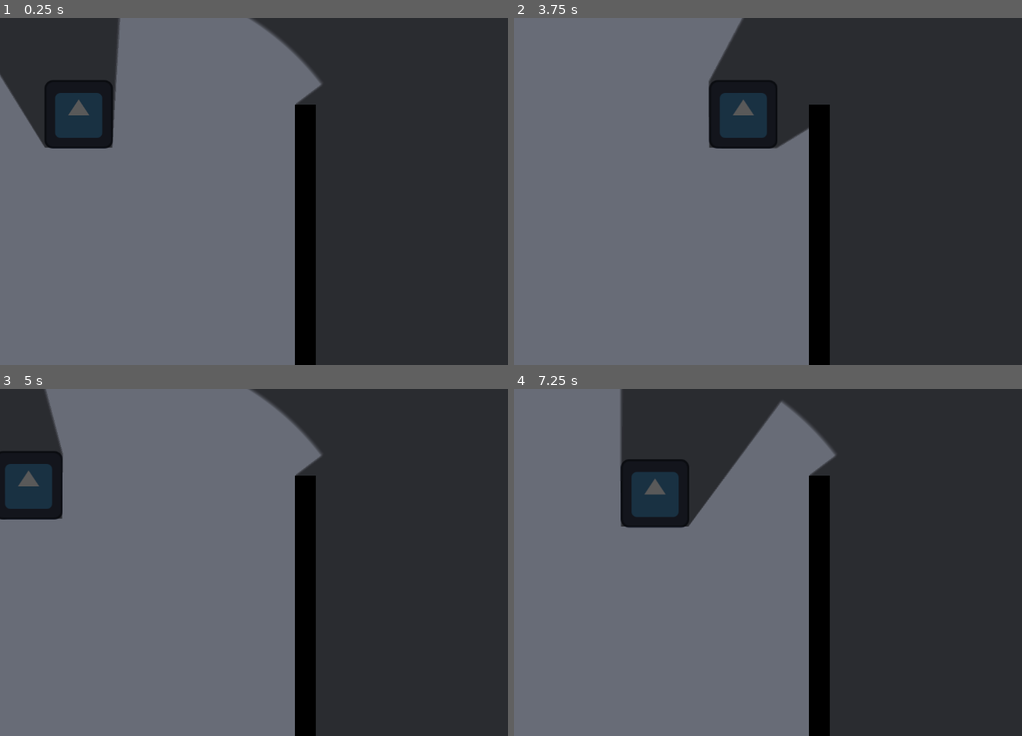
Above: before the commit, frames 1-4 (two rows, left to right).
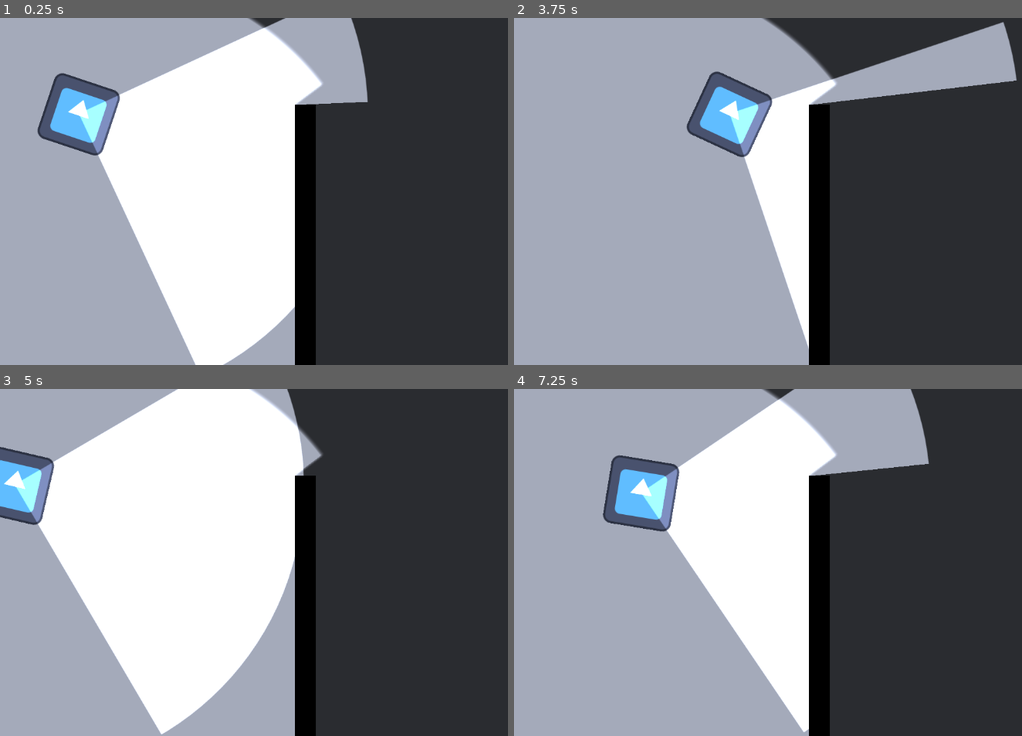
Above: after the commit, the same moments.

Repository: robbplo/potions-eleven
Game: Godot game, scene res://sandbox.tscn
Two runs of this game, one before a commit and one after it. Both use one fixed random seed, a clock stepped at 60 frames per second and the inputs below. The project has no main scene, so this scene is started directly. The engine's default icon, where the game draws it, is replaced by a stand-in: a white triangle on a blue panel in a dark square.
Inputs (mouse positions are in pixels of both pictures, inside the frame that each line leads up to):
- Up to frame 1 (0.25 s): no input
- Up to frame 2 (3.75 s): tap Enter at 0.5 s; move the mouse to (955, 174) at 0.52 s; hold D (right) 0.53-1.28 s; click (955, 174) at 0.67 s; move the mouse to (696, 208) at 1.27 s; hold S (down) 1.28-2.03 s; click (696, 208) at 1.42 s; move the mouse to (884, 115) at 2.02 s; hold D (right) 2.03-2.78 s; click (884, 115) at 2.17 s; tap Space at 2.75 s; move the mouse to (793, 260) at 2.77 s; hold W (up) 2.78-3.53 s; click (793, 260) at 2.92 s; move the mouse to (1006, 243) at 3.52 s; hold A (left) from 3.53 s (still down); click (1006, 243) at 3.67 s
- Up to frame 3 (5 s): keep holding A (left); move the mouse to (121, 510) at 4.27 s; click (121, 510) at 4.42 s
- Up to frame 4 (7.25 s): move the mouse to (854, 562) at 5.02 s; release A (left) at 5.03 s; hold S (down) 5.03-5.78 s; click (854, 562) at 5.17 s; move the mouse to (727, 475) at 5.77 s; hold D (right) 5.78-6.53 s; click (727, 475) at 5.92 s; move the mouse to (955, 545) at 6.52 s; hold W (up) from 6.53 s (still down); click (955, 545) at 6.67 s

The runs differ from the first frame. In frame 1, 61% of the frame differs, in the area x 0-73%, y 0-100%; in frame 2, 63%; in frame 3, 58%; in frame 4, 63%, in the area x 0-82%, y 0-100%.

Commit message:
add vision cone to enemy

Diff:
--- a/pathing_test.tscn
+++ b/pathing_test.tscn
@@ -1,9 +1,10 @@
-[gd_scene load_steps=8 format=3 uid="uid://bw6kkiyj8aglt"]
+[gd_scene load_steps=9 format=3 uid="uid://bw6kkiyj8aglt"]
 
 [ext_resource type="Script" path="res://enemy_path_follower.gd" id="1_hgdig"]
 [ext_resource type="Texture2D" uid="uid://djbmmji0d4w6n" path="res://icon.svg" id="2_22lp3"]
 [ext_resource type="PackedScene" uid="uid://dmp7wm7pyo8pk" path="res://wall.tscn" id="3_57pmu"]
 [ext_resource type="Script" path="res://radial_raycast.gd" id="3_0287r"]
+[ext_resource type="Texture2D" uid="uid://ceqt04s8x4p7n" path="res://Sprites/VIS_CONES/VisCone_90.png" id="4_km1jw"]
 
 [sub_resource type="Curve2D" id="Curve2D_gi8k0"]
 _data = {
@@ -57,8 +58,13 @@
 
 [node name="RadialRaycast" type="Node2D" parent="Path2D/PathFollow2D/Enemy"]
 script = ExtResource("3_0287r")
-radial_angle = 120.0
-ray_range = 512.0
+ray_count = 30
+radial_angle = 90.0
+ray_range = 540.0
+
+[node name="PointLight2D" type="PointLight2D" parent="Path2D/PathFollow2D/Enemy"]
+shadow_enabled = true
+texture = ExtResource("4_km1jw")
 
 [node name="NavigationRegion2D" type="NavigationRegion2D" parent="."]
 navigation_polygon = SubResource("NavigationPolygon_lckgc")
--- a/player.gd
+++ b/player.gd
@@ -5,5 +5,6 @@
 func _physics_process(delta: float) -> void:
 	var input_vector := Input.get_vector("left", "right", "up", "down")
 	velocity = input_vector * SPEED
+	move_and_slide()
 
-	move_and_slide()
+	look_at(get_global_mouse_position())
--- a/player.tscn
+++ b/player.tscn
@@ -22,3 +22,4 @@
 [node name="LightOccluder2D" type="LightOccluder2D" parent="."]
 position = Vector2(-63, -63)
 occluder = SubResource("OccluderPolygon2D_ad63u")
+occluder_light_mask = 2
--- a/project.godot
+++ b/project.godot
@@ -37,6 +37,12 @@
 ]
 }
 
+[layer_names]
+
+2d_render/layer_1="Terrain"
+2d_render/layer_2="Player"
+2d_render/layer_3="Enemies"
+
 [rendering]
 
 renderer/rendering_method="gl_compatibility"
--- a/radial_raycast.gd
+++ b/radial_raycast.gd
@@ -17,8 +17,9 @@
 func _physics_process(delta: float) -> void:
 	var space_state = get_world_2d().direct_space_state
 	var cast_ray = func (ray_angle):
+		var global_angle = deg_to_rad(ray_angle + global_rotation_degrees)
 		var a = self.global_position
-		var b = (a + Vector2(0, ray_range).rotated(deg_to_rad(ray_angle)))
+		var b = (a + Vector2(ray_range, 0).rotated(global_angle))
 		var query = PhysicsRayQueryParameters2D.create(a, b)
 		var result := space_state.intersect_ray(query)
 		if get_tree().debug_collisions_hint:
@@ -41,5 +42,7 @@
 func for_rays(function: Callable):
 	var angle_per_ray = radial_angle / ray_count
 	for i in ray_count:
-		function.call(angle_per_ray * i)
+		var ray_angle = angle_per_ray * i
+		ray_angle -= radial_angle / 2
+		function.call(ray_angle)
 		# use global coordinates, not local to node
--- a/sandbox.tscn
+++ b/sandbox.tscn
@@ -1,12 +1,13 @@
-[gd_scene load_steps=6 format=3 uid="uid://p25qwebvermt"]
+[gd_scene load_steps=7 format=3 uid="uid://p25qwebvermt"]
 
 [ext_resource type="PackedScene" uid="uid://dq00o3co8gq3p" path="res://player.tscn" id="1_m7804"]
 [ext_resource type="PackedScene" uid="uid://dmp7wm7pyo8pk" path="res://wall.tscn" id="2_eq4uc"]
 [ext_resource type="Script" path="res://radial_raycast.gd" id="2_hys6l"]
+[ext_resource type="Texture2D" uid="uid://ceqt04s8x4p7n" path="res://Sprites/VIS_CONES/VisCone_90.png" id="3_ue4gx"]
 
 [sub_resource type="Gradient" id="Gradient_i0kan"]
 offsets = PackedFloat32Array(0.980519, 1)
-colors = PackedColorArray(1, 1, 1, 0.517647, 0, 0, 0, 0)
+colors = PackedColorArray(1, 1, 1, 1, 0, 0, 0, 0)
 
 [sub_resource type="GradientTexture2D" id="GradientTexture2D_sodpj"]
 gradient = SubResource("Gradient_i0kan")
@@ -33,11 +34,14 @@
 rotation = -0.000531903
 
 [node name="RadialRaycast" type="Node2D" parent="Player"]
-rotation = 4.18879
 script = ExtResource("2_hys6l")
-ray_count = 100
-radial_angle = 120.0
-ray_range = 512.0
+ray_count = 30
+radial_angle = 90.0
+ray_range = 540.0
+
+[node name="PointLight2D" type="PointLight2D" parent="Player"]
+shadow_enabled = true
+texture = ExtResource("3_ue4gx")
 
 [node name="PointLight2D" type="PointLight2D" parent="."]
 position = Vector2(199, 428)
Not shown, added: Sprites/VIS_CONES/VisCone_30.png.import
Not shown, added: Sprites/VIS_CONES/VisCone_90.png.import
